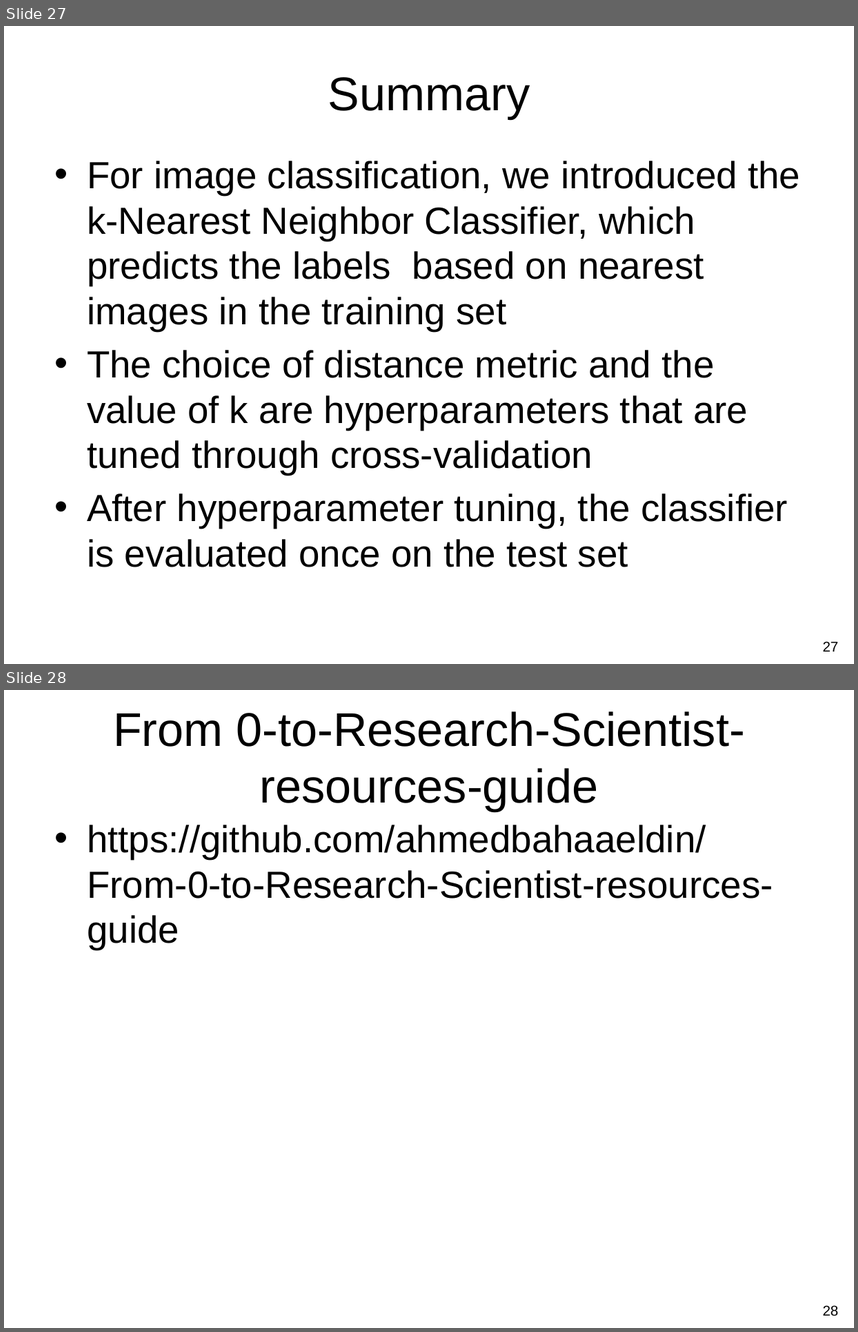
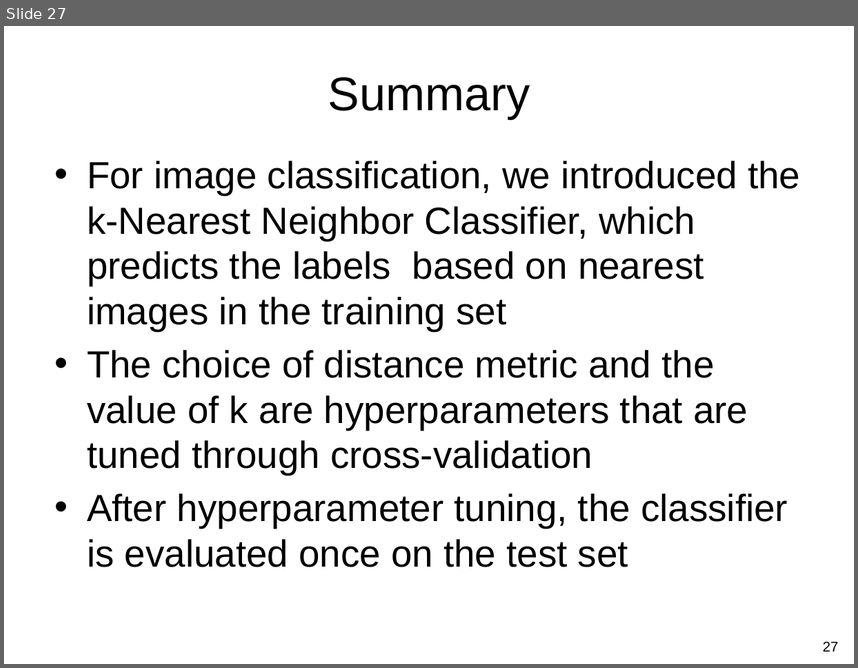
Before and after one commit to guzonghua/saav, a slide deck: PPTs/LX Intro to ML.pptx. Shown one above the other, each under a label of ours: slides 27 and 28 before the commit, slide 27 after it. The pictures are 858x1332 and 858x668 pixels, drawn with LibreOffice and Linux fonts; fonts in the diff are those of the drawing. Boxes give left, top, right and bottom in pixels: in the first picture for what was removed or moved away, otherwise in the second. Text is boxed around its words. In the diff, an @@ line names an element or a change of style, - is before the commit and + after.

```diff
--- a/PPTs/LX Intro to ML.pptx
+++ b/PPTs/LX Intro to ML.pptx
@@ slide 28 removed at (x1=4, y1=690, x2=854, y2=1328), background #FFFFFF @@
@@ title removed at (x1=113, y1=711, x2=745, y2=811) @@
-From 0-to-Research-Scientist-resources-guide
@@ text removed at (x1=87, y1=825, x2=773, y2=949) @@
-• https://github.com/ahmedbahaaeldin/From-0-to-Research-Scientist-resources-guide
@@ page number removed at (x1=823, y1=1305, x2=839, y2=1316) @@
-28
```
Also in this commit, not shown: 3 slides changed, 1 slide added, 1 other slide removed, 8 other files.
